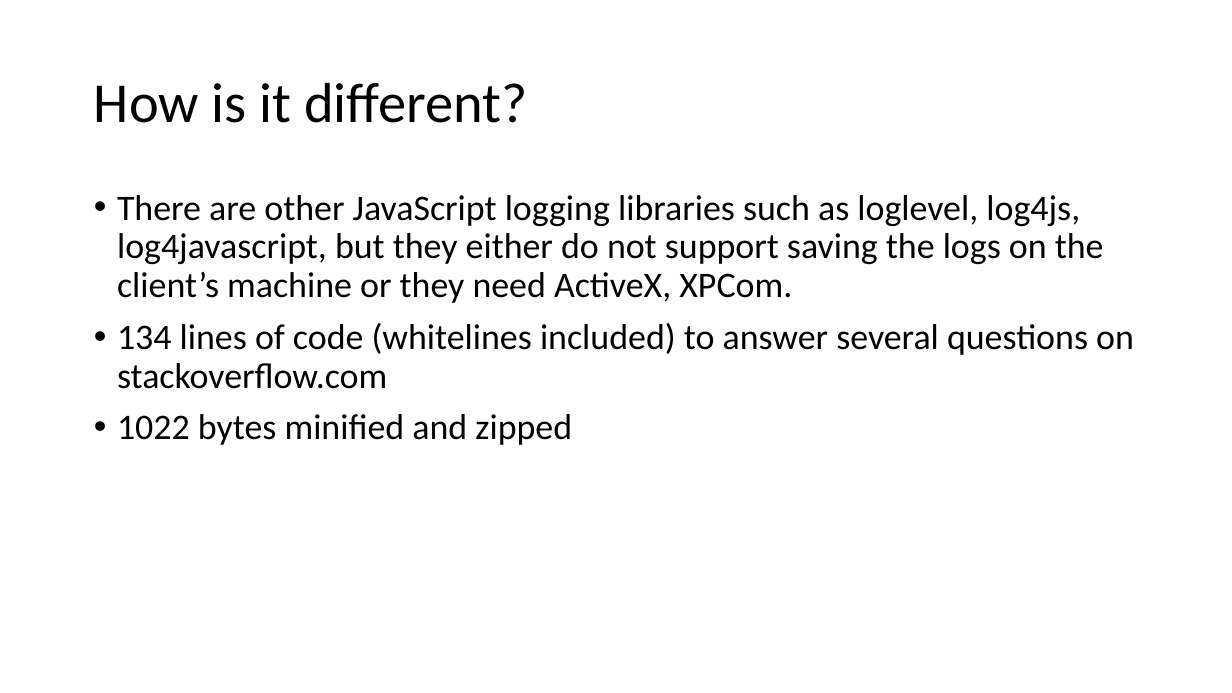
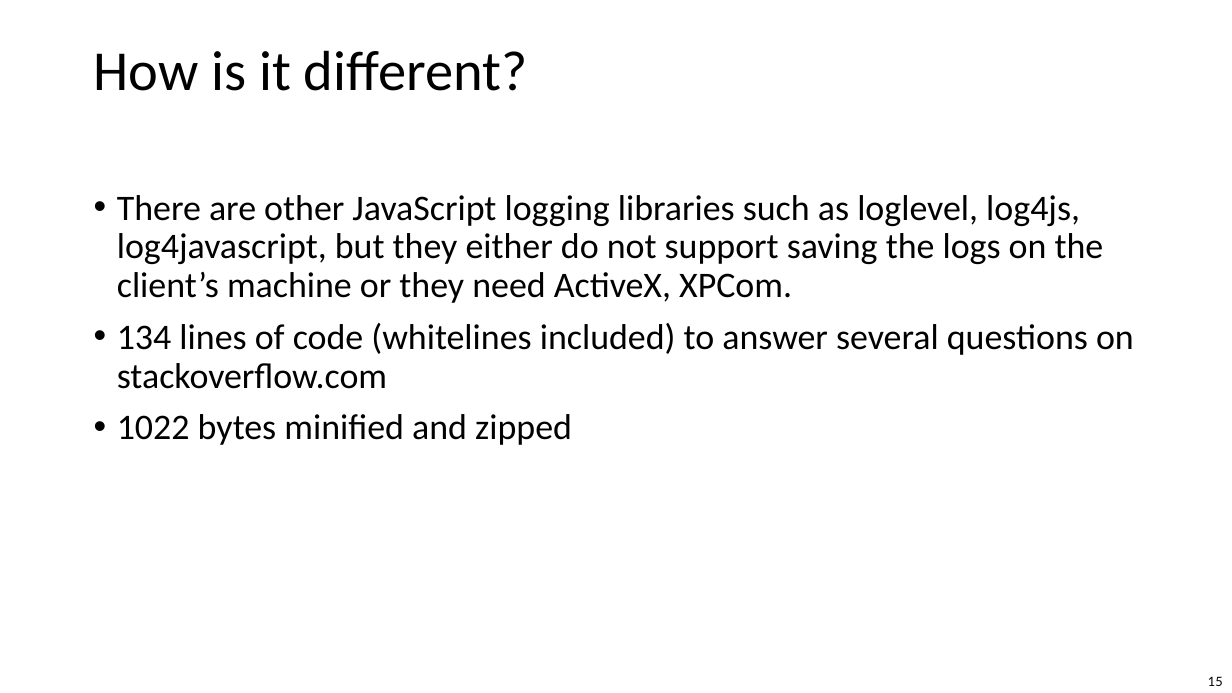
Before and after one commit to bogdan-cornianu/logger, a slide deck: slide 15 of Logger.pptx (slide 14 before the commit). Drawn at 1232x693 pixels with LibreOffice and Linux fonts; fonts in the diff are those of the drawing; background and template pictures are left out. Boxes give left, top, right and bottom in pixels: in the first picture for what was removed or moved away, otherwise in the second. Text is boxed around its words. In the diff, an @@ line names an element or a change of style, - is before the commit and + after.

```diff
--- a/Logger.pptx
+++ b/Logger.pptx
@@ text "How is it different?" at bbox=[94, 50, 527, 91]: vertical alignment middle to top @@
@@ page number added at bbox=[1208, 676, 1223, 686], 10 pt, text #000000 @@
+15
```
Also in this commit, not shown: 14 other slides changed, 2 slides added, 1 slide removed.
